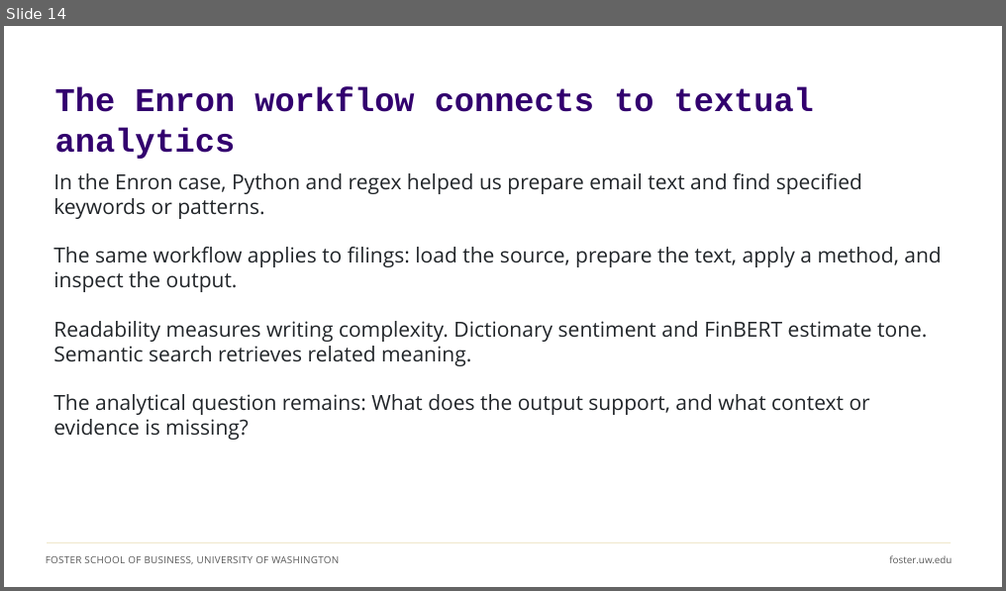
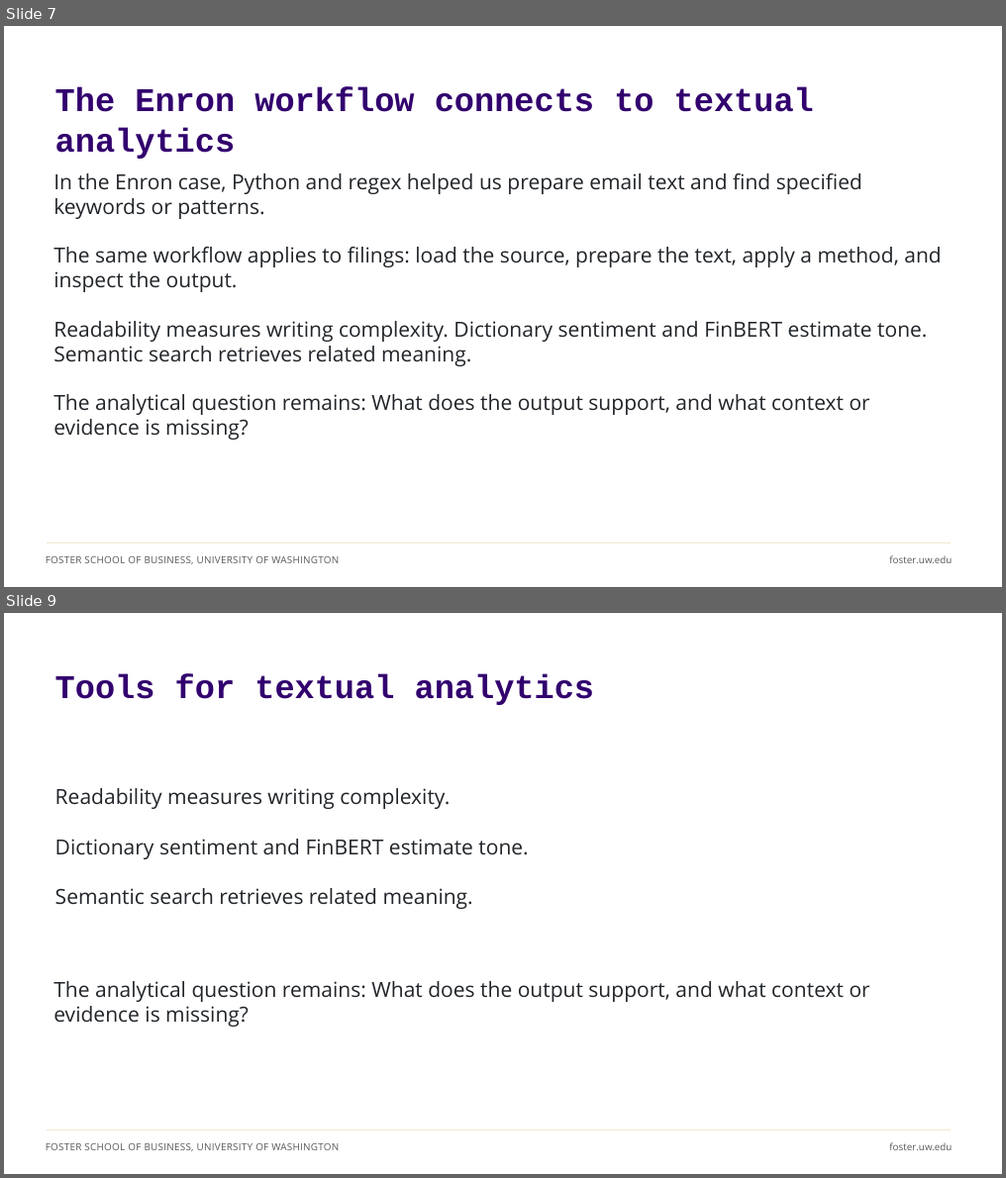
Before and after one commit to ashercurtis/slides.io, a slide deck: ACCTG522/ACCTG522Class08_2026.pptx. Shown one above the other, each under a label of ours: slide 14 before the commit, slides 7 and 9 after it; the slides between them are not shown. The pictures are 1006x591 and 1006x1178 pixels, drawn with LibreOffice and Linux fonts; fonts in the diff are those of the drawing. Boxes give left, top, right and bottom in pixels: in the first picture for what was removed or moved away, otherwise in the second. Text is boxed around its words. In the diff, an @@ line names an element or a change of style, - is before the commit and + after.

```diff
--- a/ACCTG522/ACCTG522Class08_2026.pptx
+++ b/ACCTG522/ACCTG522Class08_2026.pptx
@@ slide 9 added at box(4, 613, 1002, 1174), background #FFFFFF; not listed: 3 template elements that a slide beside it also shows @@
@@ text added at box(55, 674, 594, 705), 32 pt, text #32006E, bold @@
+Tools for textual analytics
@@ text added at box(55, 788, 528, 909), 20 pt, text #212529 @@
+Readability measures writing complexity.
+Dictionary sentiment and FinBERT estimate tone.
+Semantic search retrieves related meaning.
@@ text added at box(54, 981, 870, 1027), 20 pt, text #212529 @@
+The analytical question remains: What does the output support, and what context or evidence is missing?
@@ what was slide 14 is now slide 7 @@
```
Also in this commit, not shown: 5 slides changed, 7 other slides added, 27 slides removed.
